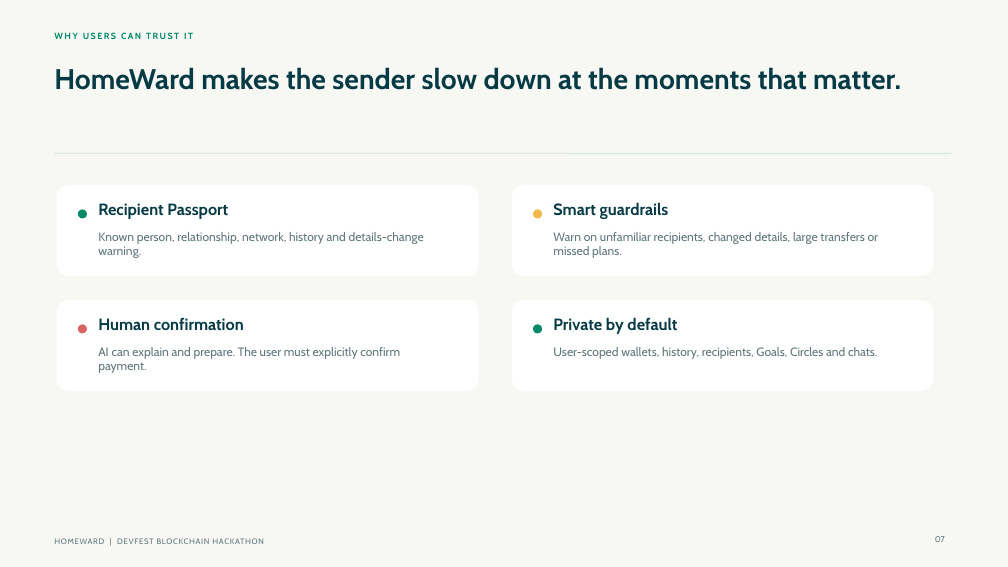
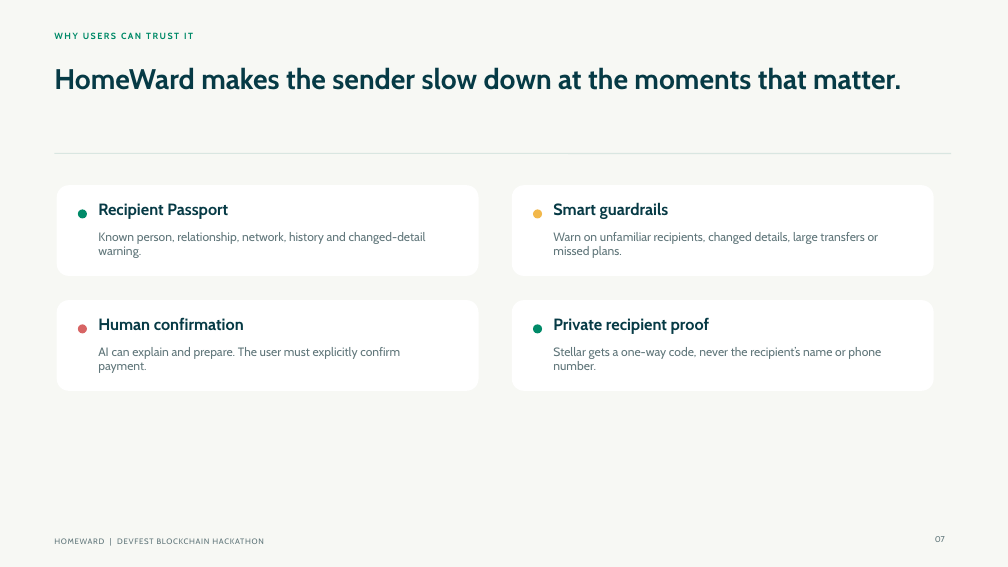
Before and after one commit to RockieRaheem/HomeWard, a slide deck: slide 7 of HomeWard_DevFest_Winning_Pitch_Deck.pptx. Drawn at 1008x567 pixels with LibreOffice and Linux fonts; fonts in the diff are those of the drawing. Boxes give left, top, right and bottom in pixels: in the first picture for what was removed or moved away, otherwise in the second. Text is boxed around its words. In the diff, an @@ line names an element or a change of style, - is before the commit and + after.

```diff
--- a/HomeWard_DevFest_Winning_Pitch_Deck.pptx
+++ b/HomeWard_DevFest_Winning_Pitch_Deck.pptx
@@ text at (98,232,426,258): text changed @@
-Known person, relationship, network, history and details-change warning.
+Known person, relationship, network, history and changed-detail warning.
@@ text at (553,317,709,334): text changed @@
-Private by default
+Private recipient proof
@@ text at (553,347,881,370): text changed @@
-User-scoped wallets, history, recipients, Goals, Circles and chats.
+Stellar gets a one-way code, never the recipient’s name or phone number.
```
Also in this commit, not shown: 4 other slides changed, 2 other files.
